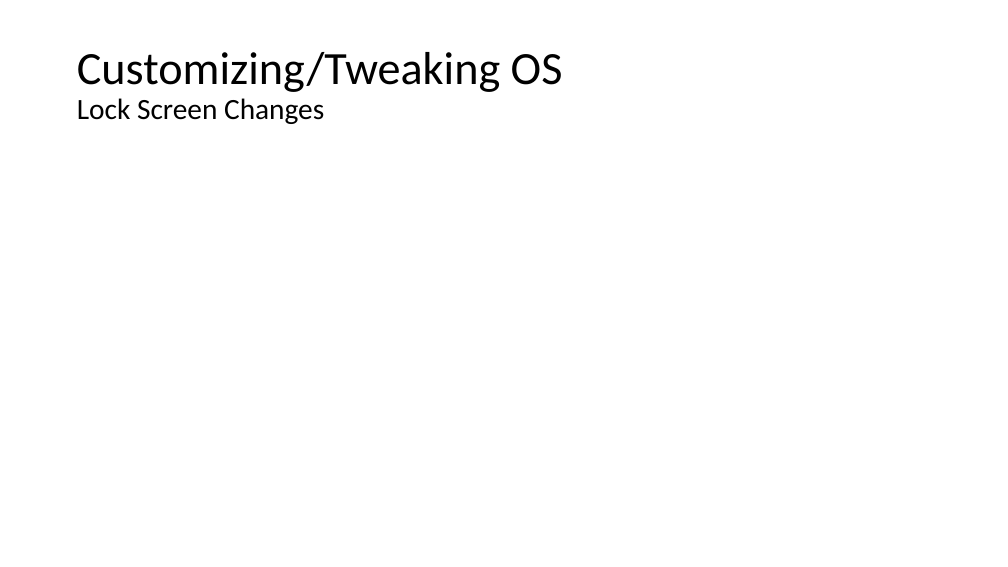
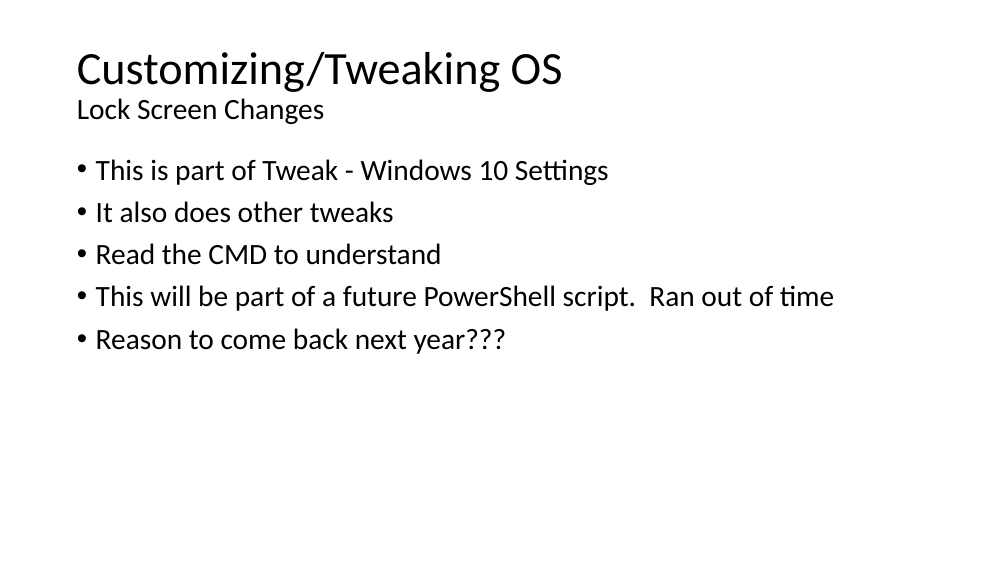
Before and after one commit to fydexx/HECC-2018, a slide deck: slide 18 of Part_01/Section02.pptx. Drawn at 1008x567 pixels with LibreOffice and Linux fonts; fonts in the diff are those of the drawing. Boxes give left, top, right and bottom in pixels: in the first picture for what was removed or moved away, otherwise in the second. Text is boxed around its words. In the diff, an @@ line names an element or a change of style, - is before the commit and + after.

```diff
--- a/Part_01/Section02.pptx
+++ b/Part_01/Section02.pptx
@@ text added at bbox=[96, 159, 834, 354], 28 pt, text #000000 @@
+• This is part of Tweak - Windows 10 Settings
+• It also does other tweaks
+• Read the CMD to understand
+• This will be part of a future PowerShell script. Ran out of time
+• Reason to come back next year???
```
Also in this commit, not shown: 2 other slides changed, 3 slides added.
